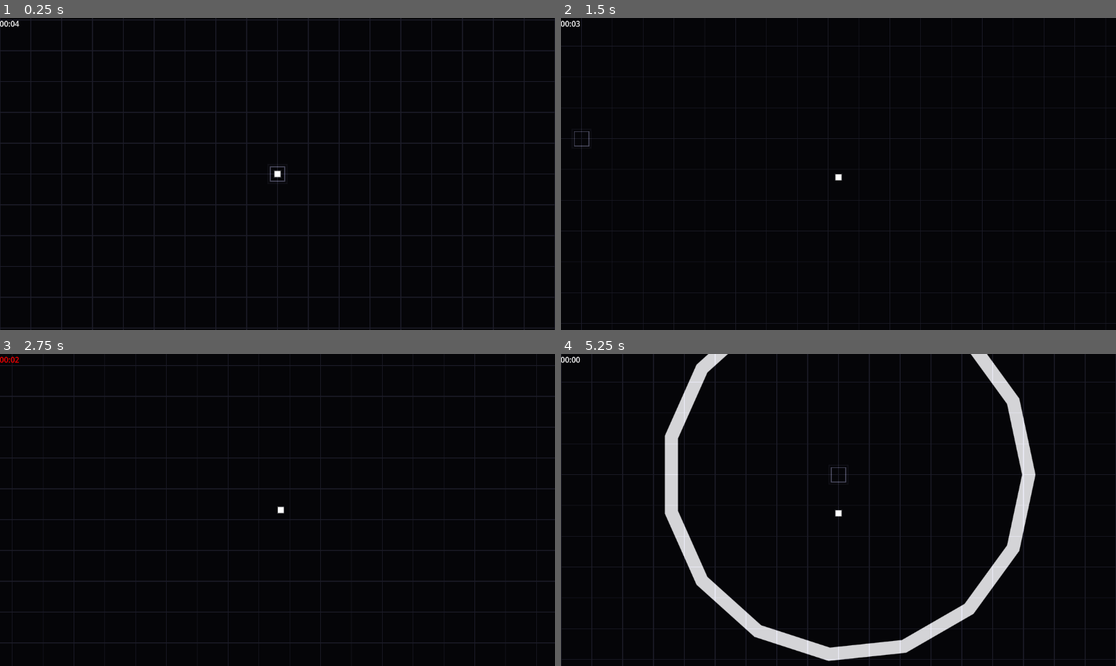
Above: before the commit, frames 1-4 (two rows, left to right).
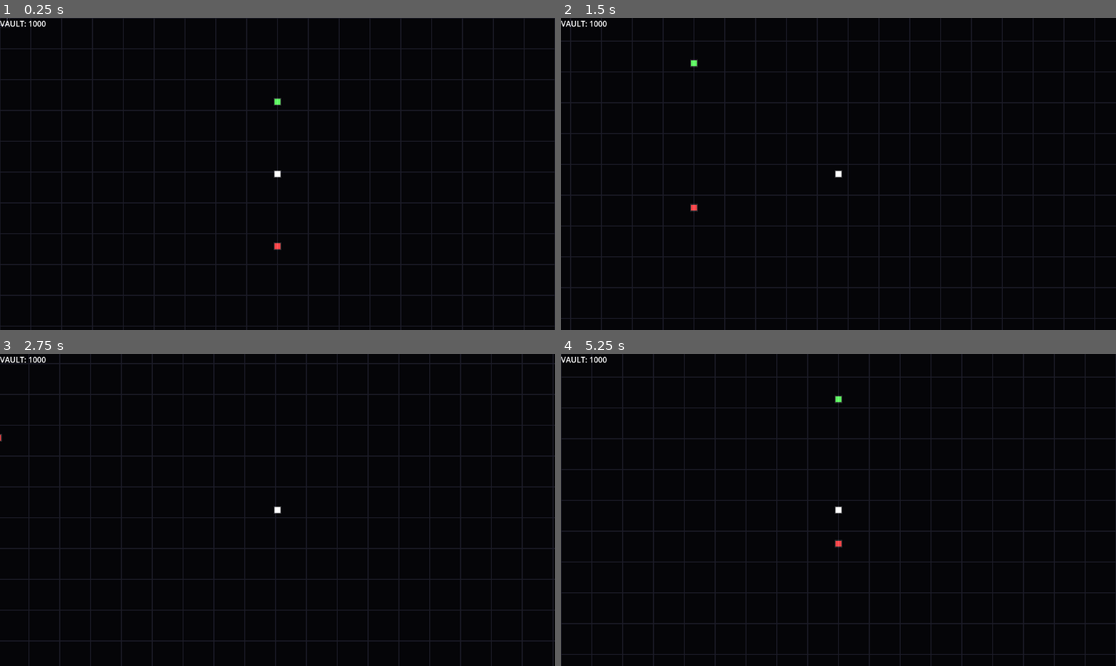
Above: after the commit, the same moments.

Repository: AnonymousXavier/ink-void
Game: Godot game, scene res://Scenes/main_menu.tscn
The game is run twice, just before and just after one commit, with the same random seed, the same clock (stepped at 60 frames per second) and the same inputs. Before the commit the project starts from res://Scenes/world.tscn.
Inputs (mouse positions are in pixels of both pictures, inside the frame that each line leads up to):
- Up to frame 1 (0.25 s): no input
- Up to frame 2 (1.5 s): tap Enter at 0.5 s; move the mouse to (960, 158) at 0.52 s; hold Right (right) 0.53-1.28 s; tap Shift (dash) at 0.6 s; click (960, 158) at 0.67 s; tap Space (parry) at 0.8, 1.35 s; move the mouse to (727, 189) at 1.27 s; hold Down (down) from 1.28 s (still down); click (727, 189) at 1.42 s
- Up to frame 3 (2.75 s): tap Shift (dash) at 1.55, 2.1 s; move the mouse to (333, 441) at 2.02 s; release Down (down) at 2.03 s; hold Right (right) from 2.03 s (still down); click (333, 441) at 2.17 s; tap Space (parry) at 2.3 s
- Up to frame 4 (5.25 s): move the mouse to (810, 572) at 2.77 s; release Right (right) at 2.78 s; hold Up (up) 2.78-3.53 s; tap Space (parry) at 2.85, 3.8, 4.35 s; click (810, 572) at 2.92 s; tap Shift (dash) at 3.05, 3.6, 4.55, 5.1 s; move the mouse to (1005, 556) at 3.52 s; hold Left (left) 3.53-5.03 s; click (1005, 556) at 3.67 s; move the mouse to (672, 463) at 4.27 s; click (672, 463) at 4.42 s; move the mouse to (866, 510) at 5.02 s; hold Down (down) from 5.03 s (still down); click (866, 510) at 5.17 s

The runs differ from the first frame. In frame 1, 4.9% of the frame differs, in the area x 0-100%, y 0-100%; in frame 2, 6.1%; in frame 3, 7.3%; in frame 4, 9.6%, in the area x 0-100%, y 0-99%.

Commit message:
Add main menu, perk shop & interaction systems
Adds a main menu/hub room and full perk shop interaction flow plus related systems and polish.

Key changes:
- New main_menu scene, script, and MainMenuUIManager (shop UI) with a perk shop overlay and gold display.
- Introduced InteractableData resource and an InteractionSystem that detects player proximity, highlights terminals, and fires events when interacted with.
- Added PERKS to Constants and wired MetaEconomy (starts with 1000 gold) + active/unlocked perk handling. Factories.create_player now applies active perks to player stats on spawn.
- SceneInstances now holds main_menu_ui_manager reference.
- UIManager: added death overlay (retry / main menu) and listens for SHOW_DEATH_SCREEN events; GameOverSystem now emits SHOW_DEATH_SCREEN and stops further updates after sequence ends.
- EntityManager: added interactable_components dictionary.
- WaveSystem: wave_duration increased to 60s.
- Modulo background: initialize size from viewport.
- Minor UI/scene tweaks: UpgradeCard autowrap, UI theme label size, project main scene switched to main menu, and various .uid/tscn additions for new resources.

These changes implement a hub/shop flow where the player can open a perk shop terminal, purchase/equip perks that persist via MetaEconomy, and handle death flow with a dedicated UI.

Diff:
--- a/AutoLoads/Constants.gd
+++ b/AutoLoads/Constants.gd
@@ -12,6 +12,27 @@
 const PARRY_MISSED_PENALTY_TIME = 0.5
 
 var RNG = RandomNumberGenerator.new()
+
+const PERKS: Dictionary = {
+	"iron_skin": {
+		"title": "Iron Skin",
+		"desc": "Start Wave 1 with +1 Max HP.",
+		"sigil": "[+]",
+		"color": Color(0.2, 1.0, 0.2), # Green
+		"cost": 50,
+		"stat_id": "max_hp",
+		"value": 1.0
+	},
+	"kinetic_soles": {
+		"title": "Kinetic Soles",
+		"desc": "Start Wave 1 with +15% Move Speed.",
+		"sigil": ">>",
+		"color": Color(0.0, 1.0, 1.0), # Cyan
+		"cost": 75,
+		"stat_id": "move_speed",
+		"value": 60.0 # +60 flat speed to the base 400
+	}
+}
 
 const UPGRADES: Dictionary = {
 	"hyper_dash": {
--- a/AutoLoads/Enums.gd
+++ b/AutoLoads/Enums.gd
@@ -1,6 +1,6 @@
 extends Node
 
-enum EVENT_TYPES {MOVEMENT, DAMAGE_ATTEMPT, DAMAGE_CONFIRMED, SHOOT_TARGET, ENTITY_KILLED, TARGET_REACHED, MOUSE_CLICK, MOUSE_MOTION, SCREEN_SHAKE, GAME_OVER, UPGRADE_APPLIED, SAVE_REQUESTED}
+enum EVENT_TYPES {MOVEMENT, DAMAGE_ATTEMPT, DAMAGE_CONFIRMED, SHOOT_TARGET, ENTITY_KILLED, TARGET_REACHED, MOUSE_CLICK, MOUSE_MOTION, SCREEN_SHAKE, GAME_OVER, UPGRADE_APPLIED, SAVE_REQUESTED, SHOW_DEATH_SCREEN, OPEN_PERK_SHOP, ENTER_ARENA }
 enum SHAPE_TYPES {CIRCLE, DIAMOND, SQUARE, RECTANGLE}
 
 enum LEVELS {LOW=1, MEDIUM=2, HIGH=3}
--- a/AutoLoads/Factories.gd
+++ b/AutoLoads/Factories.gd
@@ -28,6 +28,18 @@
 	entity_manager.parry_components[id] = parry_data
 	entity_manager.velocity_components[id] = velocity_data
 	entity_manager.dash_components[id] = dash_data
+
+	# META-PERK INJECTION
+	# We read the active loadout and safely mutate the baseline stats
+	for perk_id in MetaEconomy.active_perks:
+		if Constants.PERKS.has(perk_id):
+			var p_data = Constants.PERKS[perk_id]
+			match p_data["stat_id"]:
+				"max_hp":
+					health_data.maxHealth += p_data["value"]
+					health_data.health = health_data.maxHealth
+				"move_speed":
+					velocity_data.speed += p_data["value"]
 
 	entity_manager.active_entities.append(id)
 	entity_manager.player_id = id
--- a/AutoLoads/MetaEconomy.gd
+++ b/AutoLoads/MetaEconomy.gd
@@ -1,5 +1,5 @@
 extends Node
 
-var total_gold: int = 0
+var total_gold: int = 1000
 var active_perks: Array[String] = []
 var unlocked_perks: Array[String] = []
--- a/AutoLoads/SceneInstances.gd
+++ b/AutoLoads/SceneInstances.gd
@@ -8,6 +8,7 @@
 var splatter_canvas: SplatterCanvas
 var wave_system: WaveSystem
 var ui_manager: UIManager
+var main_menu_ui_manager: MainMenuUIManager
 var save_system: SaveSystem
 var load_system: LoadSystem
 
--- /dev/null
+++ b/Resources/InteractableData.gd
@@ -0,0 +1,9 @@
+extends Resource
+class_name InteractableData
+
+var interaction_radius: float = 100.0
+var event_to_fire: int # We will use Enums.EVENT_TYPES to tell the UI what to open!
+var is_player_in_range: bool = false
+
+var base_color: Color
+var hover_color: Color
--- a/Scenes/UpgradeCard.tscn
+++ b/Scenes/UpgradeCard.tscn
@@ -27,3 +27,4 @@
 layout_mode = 2
 size_flags_vertical = 7
 horizontal_alignment = 1
+autowrap_mode = 3
--- /dev/null
+++ b/Scenes/main_menu.gd
@@ -0,0 +1,96 @@
+extends Node2D
+
+@onready var events_manager: EventsManager = $EventsManager
+@onready var input_system: InputSystem = $InputSystem
+@onready var player_controller_system: PlayerControllerSystem = $PlayerControllerSystem
+@onready var movement_system: MovementSystem = $MovementSystem
+@onready var interaction_system: InteractionSystem = $InteractionSystem
+@onready var rendering_system: RenderingSystem = $RenderingSystem
+@onready var entity_manager: EntityManager = $EntityManager
+@onready var main_menu_ui_manager: Node = $MainMenuUIManager
+@onready var bg: ColorRect = $BG
+@onready var camera: Camera = $Camera
+
+var has_spawned_player = false
+
+func _ready() -> void:
+	SceneInstances.events_manager = events_manager
+	SceneInstances.entity_manager = entity_manager
+	SceneInstances.main_menu_ui_manager = main_menu_ui_manager
+	SceneInstances.rendering_system = rendering_system
+	SceneInstances.BG = bg
+	SceneInstances.camera = camera
+
+	_update_gold_display()
+
+func _spawn_objects():
+	var screen_center = get_viewport_rect().size / 2.0
+	Factories.create_player(screen_center)
+
+	# The Shop
+	_spawn_terminal(
+		screen_center - Vector2(0, 150), # 150px Above Player
+		Color(0.2, 0.8, 0.2),
+		Enums.EVENT_TYPES.OPEN_PERK_SHOP
+	)
+
+	# The Breach / Airlock (Crimson Red)
+	_spawn_terminal(
+		screen_center + Vector2(0, 150), # 150px Below Player
+		Color(0.8, 0.1, 0.1),
+		Enums.EVENT_TYPES.ENTER_ARENA
+	)
+
+func _process(delta: float) -> void:
+	if not Cache.is_ready: return
+
+	if Cache.is_ready and not has_spawned_player:
+		_spawn_objects()
+		has_spawned_player = true
+
+	# 1. Clear the queue
+	events_manager.update(delta)
+
+	# 2. Process Input and Physics
+	input_system.update(delta)
+	player_controller_system.update(delta)
+	movement_system.update(delta)
+
+	interaction_system.update()
+	camera.update()
+
+	# 4. Listeners catch the events in the same frame
+	main_menu_ui_manager.update()
+
+	for event in events_manager.events:
+		if event.type == Enums.EVENT_TYPES.ENTER_ARENA:
+			SceneInstances.time_scale = 1.0
+			get_tree().change_scene_to_file("res://Scenes/world.tscn")
+			return # Stop processing immediately
+	main_menu_ui_manager.update()
+
+func _spawn_terminal(pos: Vector2, color: Color, event_type: int) -> void:
+	var em = SceneInstances.entity_manager
+	var t_id = em.next_entity_id
+	em.next_entity_id += 1
+
+	var t_transform = TransformData.new()
+	t_transform.position = pos
+	em.transform_components[t_id] = t_transform
+
+	var t_render = RenderingData.new()
+	t_render.texture = Cache.textures_dict[Enums.ENTITY_TYPES.PLAYER]
+	t_render.modulate = color
+	em.render_components[t_id] = t_render
+
+	var t_interact = InteractableData.new()
+	t_interact.interaction_radius = 60.0
+	t_interact.event_to_fire = event_type
+	t_interact.base_color = color
+	t_interact.hover_color = color.lightened(0.2)
+	em.interactable_components[t_id] = t_interact
+
+	em.active_entities.append(t_id)
+
+func _update_gold_display() -> void:
+	pass
--- /dev/null
+++ b/Scenes/main_menu.tscn
@@ -0,0 +1,36 @@
+[gd_scene format=3 uid="uid://csr6hfc2dyivk"]
+
+[ext_resource type="Script" uid="uid://3y4vwwekr1ep" path="res://Scenes/main_menu.gd" id="1_16hvj"]
+[ext_resource type="PackedScene" uid="uid://cyvgpheoid87g" path="res://Systems/modulo_background.tscn" id="2_vr1f0"]
+[ext_resource type="PackedScene" uid="uid://c5wciy8smshp8" path="res://Scenes/main_menu_ui_manager.tscn" id="3_5egv6"]
+[ext_resource type="PackedScene" uid="uid://24qg8cd7lcay" path="res://Systems/rendering_system.tscn" id="3_t1dhk"]
+[ext_resource type="PackedScene" uid="uid://dea2eymb3rife" path="res://Systems/entity_manager.tscn" id="4_5egv6"]
+[ext_resource type="PackedScene" uid="uid://duhjibnoanca0" path="res://Systems/interaction_system.tscn" id="5_vtepg"]
+[ext_resource type="PackedScene" uid="uid://dr3yrc8wkgbmx" path="res://Systems/events_manager.tscn" id="7_m3bi6"]
+[ext_resource type="PackedScene" uid="uid://hldy7tbb0e0e" path="res://Systems/input_system.tscn" id="8_wyh8j"]
+[ext_resource type="PackedScene" uid="uid://6fcj0cfrcyg2" path="res://Systems/player_controller_system.tscn" id="9_ujyyl"]
+[ext_resource type="PackedScene" uid="uid://bmlsfbbwj6a2m" path="res://Systems/movement_system.tscn" id="10_mkpwh"]
+[ext_resource type="PackedScene" uid="uid://cy0yr5ch4wrdd" path="res://Systems/camera.tscn" id="11_vr1f0"]
+
+[node name="MainMenu" type="Node2D" unique_id=1958229470]
+script = ExtResource("1_16hvj")
+
+[node name="BG" parent="." unique_id=459772523 instance=ExtResource("2_vr1f0")]
+
+[node name="RenderingSystem" parent="." unique_id=1992715885 instance=ExtResource("3_t1dhk")]
+
+[node name="MainMenuUIManager" parent="." unique_id=1258719095 instance=ExtResource("3_5egv6")]
+
+[node name="EntityManager" parent="." unique_id=1210093922 instance=ExtResource("4_5egv6")]
+
+[node name="InteractionSystem" parent="." unique_id=1428922527 instance=ExtResource("5_vtepg")]
+
+[node name="EventsManager" parent="." unique_id=2095481203 instance=ExtResource("7_m3bi6")]
+
+[node name="InputSystem" parent="." unique_id=437623390 instance=ExtResource("8_wyh8j")]
+
+[node name="PlayerControllerSystem" parent="." unique_id=428568490 instance=ExtResource("9_ujyyl")]
+
+[node name="MovementSystem" parent="." unique_id=1467599229 instance=ExtResource("10_mkpwh")]
+
+[node name="Camera" parent="." unique_id=738406127 instance=ExtResource("11_vr1f0")]
--- /dev/null
+++ b/Scenes/main_menu_ui_manager.gd
@@ -0,0 +1,91 @@
+extends CanvasLayer
+class_name MainMenuUIManager
+
+# --- UI REFERENCES ---
+@onready var gold_label: Label = $Control/GoldLabel
+@onready var shop_overlay: ColorRect = $Control/ShopOverlay
+@onready var close_shop_btn: Button = $Control/ShopOverlay/VBoxContainer/CloseButton
+@onready var shop_grid: GridContainer = $Control/ShopOverlay/VBoxContainer/ScrollContainer/GridContainer
+
+
+func _ready() -> void:
+	shop_overlay.hide()
+	close_shop_btn.pressed.connect(_close_shop)
+	_update_gold_display()
+
+func update() -> void:
+	# The Hub Room UI only listens for one specific event
+	for event in SceneInstances.events_manager.events:
+		if event.type == Enums.EVENT_TYPES.OPEN_PERK_SHOP:
+			_generate_and_open_shop()
+
+func _generate_and_open_shop() -> void:
+	# 1. THE SHIELD: If the shop is already open, ignore the event!
+	if shop_overlay.visible:
+		return
+
+	for child in shop_grid.get_children():
+		shop_grid.remove_child(child)
+		child.queue_free()
+
+	for perk_id in Constants.PERKS:
+		var data = Constants.PERKS[perk_id]
+		var card = Cache.UPGRADE_CARD_SCENE.instantiate() as UpgradeCard
+
+		shop_grid.add_child(card)
+		card.setup(perk_id, data)
+
+		# 2. THE BIND: Godot 4 lambdas in loops capture by reference, meaning
+		# clicking ANY card might accidentally pass the data for the last card in the loop.
+		# .bind() permanently locks the exact data into the signal.
+		card.pressed.connect(_on_perk_clicked.bind(perk_id, data))
+
+	_refresh_shop_visuals()
+	shop_overlay.show()
+func _refresh_shop_visuals() -> void:
+	for card in shop_grid.get_children():
+		# Safety check just in case a scrollbar sneaks into the loop
+		if not card is UpgradeCard: continue
+
+		# 2. Read the internal variable you set in card.setup(), not the node name
+		var perk_id = card.upgrade_id
+		var data = Constants.PERKS[perk_id]
+
+		if MetaEconomy.active_perks.has(perk_id):
+			card.desc_label.text = data["desc"] + "\n\n[ EQUIPPED ]"
+			card.modulate = data["color"]
+		elif MetaEconomy.unlocked_perks.has(perk_id):
+			card.desc_label.text = data["desc"] + "\n\n[ CLICK TO EQUIP ]"
+			card.modulate = Color(0.4, 0.4, 0.4)
+		else:
+			card.desc_label.text = data["desc"] + "\n\nCOST: " + str(data["cost"]) + " Gold"
+			card.modulate = Color(0.8, 0.2, 0.2)
+
+func _on_perk_clicked(perk_id: String, data: Dictionary) -> void:
+	if MetaEconomy.active_perks.has(perk_id):
+		MetaEconomy.active_perks.erase(perk_id)
+	elif MetaEconomy.unlocked_perks.has(perk_id):
+		if MetaEconomy.active_perks.size() >= 2:
+			MetaEconomy.active_perks.pop_front()
+		MetaEconomy.active_perks.append(perk_id)
+	else:
+		if MetaEconomy.total_gold >= data["cost"]:
+			MetaEconomy.total_gold -= data["cost"]
+			MetaEconomy.unlocked_perks.append(perk_id)
+			print("PURCHASED: ", perk_id)
+		else:
+			print("INSUFFICIENT FUNDS!")
+			return
+
+	SceneInstances.events_manager.add_event({"type": Enums.EVENT_TYPES.SAVE_REQUESTED})
+	_refresh_shop_visuals()
+	_update_gold_display()
+
+func _close_shop() -> void:
+	shop_overlay.hide()
+	var em = SceneInstances.entity_manager
+	var input = em.player_input_data
+	if input: input.fire_pressed = false
+
+func _update_gold_display() -> void:
+	gold_label.text = "VAULT: " + str(MetaEconomy.total_gold)
--- /dev/null
+++ b/Scenes/main_menu_ui_manager.tscn
@@ -0,0 +1,56 @@
+[gd_scene format=3 uid="uid://c5wciy8smshp8"]
+
+[ext_resource type="Script" uid="uid://brmby0gpwpxtv" path="res://Scenes/main_menu_ui_manager.gd" id="1_csng4"]
+
+[sub_resource type="StyleBoxFlat" id="StyleBoxFlat_csng4"]
+bg_color = Color(0.4, 0, 0.019607844, 0.6862745)
+
+[node name="MainMenuUIManager" type="CanvasLayer" unique_id=1258719095]
+script = ExtResource("1_csng4")
+
+[node name="Control" type="Control" parent="." unique_id=1050733234]
+layout_mode = 3
+anchors_preset = 15
+anchor_right = 1.0
+anchor_bottom = 1.0
+grow_horizontal = 2
+grow_vertical = 2
+
+[node name="GoldLabel" type="Label" parent="Control" unique_id=1684227292]
+layout_mode = 0
+offset_right = 40.0
+offset_bottom = 23.0
+
+[node name="ShopOverlay" type="ColorRect" parent="Control" unique_id=137651053]
+layout_mode = 1
+anchors_preset = 15
+anchor_right = 1.0
+anchor_bottom = 1.0
+grow_horizontal = 2
+grow_vertical = 2
+color = Color(0, 0, 0, 0.78431374)
+
+[node name="VBoxContainer" type="VBoxContainer" parent="Control/ShopOverlay" unique_id=474895442]
+layout_mode = 1
+anchors_preset = 15
+anchor_right = 1.0
+anchor_bottom = 1.0
+grow_horizontal = 2
+grow_vertical = 2
+
+[node name="CloseButton" type="Button" parent="Control/ShopOverlay/VBoxContainer" unique_id=461950655]
+custom_minimum_size = Vector2(50, 50)
+layout_mode = 2
+size_flags_horizontal = 8
+size_flags_vertical = 2
+theme_override_styles/normal = SubResource("StyleBoxFlat_csng4")
+text = "x"
+
+[node name="ScrollContainer" type="ScrollContainer" parent="Control/ShopOverlay/VBoxContainer" unique_id=1312906504]
+layout_mode = 2
+size_flags_vertical = 3
+size_flags_stretch_ratio = 14.22
+
+[node name="GridContainer" type="GridContainer" parent="Control/ShopOverlay/VBoxContainer/ScrollContainer" unique_id=305018191]
+layout_mode = 2
+columns = 3
--- a/Scenes/ui_manager.gd
+++ b/Scenes/ui_manager.gd
@@ -5,8 +5,16 @@
 @onready var cards_container: HBoxContainer = $Control/HBoxContainer
 @onready var build_pips: HBoxContainer = $Control/MarginContainer/BuildPips
 
+@onready var death_overlay: ColorRect = $Control/DeathOverlay
+@onready var retry_button: Button = $Control/DeathOverlay/VBoxContainer/RetryButton
+@onready var main_menu_button: Button = $Control/DeathOverlay/VBoxContainer/MainMenuButton
+
 func _ready() -> void:
 	cards_container.hide()
+	death_overlay.hide()
+
+	retry_button.pressed.connect(_on_retry_pressed)
+	main_menu_button.pressed.connect(_on_main_menu_pressed)
 
 func _process(_delta: float) -> void:
 	if not Cache.is_ready or not SceneInstances.wave_system: return
@@ -27,12 +35,14 @@
 
 	# THE HUD LISTENER
 	for event in SceneInstances.events_manager.events:
-		if event.type == Enums.EVENT_TYPES.UPGRADE_APPLIED:
-			_add_sigil_to_hud(event["upgrade_id"])
+		match event.type:
+			Enums.EVENT_TYPES.UPGRADE_APPLIED:
+				_add_sigil_to_hud(event["upgrade_id"])
+			Enums.EVENT_TYPES.SHOW_DEATH_SCREEN:
+				_show_death_overlay()
 
 func _add_sigil_to_hud(upgrade_id: String) -> void:
-	# 1. THE STATE CHECK
-	# If a pip with this exact ID already exists, update it instead of making a new one!
+	# If a pip with this exact ID already exists, update it instead of making a new one
 	if build_pips.has_node(upgrade_id):
 		var existing_pip = build_pips.get_node(upgrade_id)
 
@@ -44,14 +54,14 @@
 		var level_label = existing_pip.get_node("VBox/LevelLabel")
 		level_label.text = "Lv" + str(new_level)
 
-		# Visual Polish: Give it a tiny "heartbeat" pulse so the player knows it leveled up
+		# VGive it a tiny "heartbeat" pulse so the player knows it leveled up
 		existing_pip.pivot_offset = existing_pip.size / 2.0
 		var tween = create_tween()
 		tween.tween_property(existing_pip, "scale", Vector2(1.3, 1.3), 0.1)
 		tween.tween_property(existing_pip, "scale", Vector2(1.0, 1.0), 0.1)
 		return
 
-	# 2. THE SPAWNER (If we don't own it yet)
+	# THE SPAWNER (If we don't own it yet)
 	var data = Constants.UPGRADES[upgrade_id]
 
 	var panel = PanelContainer.new()
@@ -124,3 +134,15 @@
 
 	SceneInstances.time_scale = 1.0
 	SceneInstances.wave_system.start_next_wave()
+
+func _show_death_overlay() -> void:
+	SceneInstances.time_scale = 0.0 # Hard freeze the corpse swarm
+	death_overlay.show()
+
+func _on_retry_pressed() -> void:
+	SceneInstances.time_scale = 1.0
+	get_tree().reload_current_scene()
+
+func _on_main_menu_pressed() -> void:
+	SceneInstances.time_scale = 1.0
+	get_tree().change_scene_to_file("res://Scenes/main_menu.tscn")
--- a/Scenes/ui_manager.tscn
+++ b/Scenes/ui_manager.tscn
@@ -1,6 +1,9 @@
 [gd_scene format=3 uid="uid://do5e5lwlik3fo"]
 
 [ext_resource type="Script" uid="uid://dia6xf0ro1lu7" path="res://Scenes/ui_manager.gd" id="1_nphyr"]
+
+[sub_resource type="LabelSettings" id="LabelSettings_nphyr"]
+font_size = 48
 
 [node name="UIManager" type="CanvasLayer" unique_id=1258719095]
 script = ExtResource("1_nphyr")
@@ -55,3 +58,44 @@
 [node name="BuildPips" type="HBoxContainer" parent="Control/MarginContainer" unique_id=1565158676]
 layout_mode = 2
 theme_override_constants/separation = 4
+
+[node name="DeathOverlay" type="ColorRect" parent="Control" unique_id=295296146]
+layout_mode = 1
+anchors_preset = 15
+anchor_right = 1.0
+anchor_bottom = 1.0
+grow_horizontal = 2
+grow_vertical = 2
+color = Color(0, 0, 0, 0.8)
+
+[node name="VBoxContainer" type="VBoxContainer" parent="Control/DeathOverlay" unique_id=598952051]
+layout_mode = 1
+anchors_preset = 8
+anchor_left = 0.5
+anchor_top = 0.5
+anchor_right = 0.5
+anchor_bottom = 0.5
+offset_left = -201.0
+offset_top = -132.0
+offset_right = 201.0
+offset_bottom = 132.0
+grow_horizontal = 2
+grow_vertical = 2
+
+[node name="Label" type="Label" parent="Control/DeathOverlay/VBoxContainer" unique_id=1899672557]
+layout_mode = 2
+size_flags_vertical = 3
+text = "SYSTEM FAILURE"
+label_settings = SubResource("LabelSettings_nphyr")
+horizontal_alignment = 1
+vertical_alignment = 1
+uppercase = true
+
+[node name="RetryButton" type="Button" parent="Control/DeathOverlay/VBoxContainer" unique_id=385945186]
+layout_mode = 2
+text = "Retry
+"
+
+[node name="MainMenuButton" type="Button" parent="Control/DeathOverlay/VBoxContainer" unique_id=1357243289]
+layout_mode = 2
+text = "Main Menu"
--- a/Scenes/world.gd
+++ b/Scenes/world.gd
@@ -90,5 +90,5 @@
 	bank_system.update(delta)
 	upgrade_system.update()
 
-	game_over_system.update(delta)
+	if not game_over_system.game_ended: game_over_system.update(delta)
 	save_system.update()
--- a/Systems/GameOverSystem.gd
+++ b/Systems/GameOverSystem.gd
@@ -3,9 +3,11 @@
 
 var is_dead: bool = false
 var cinematic_timer: float = 3.0 # 3 real-world seconds of slow-mo
+var game_ended: bool = false
 
 func update(delta: float) -> void:
-	# 1. THE TRIGGER (Event-Driven!)
+	if game_ended: return # Stop executing once the sequence is over!
+
 	if not is_dead:
 		for event in SceneInstances.events_manager.events:
 			if event.type == Enums.EVENT_TYPES.GAME_OVER:
@@ -23,13 +25,12 @@
 
 	# 2. THE CINEMATIC HOLD
 	if is_dead:
-		# Because time_scale is 0.05, 'delta' is tiny.
-		# We must divide by time_scale to count in real-world seconds!
-		var real_time_delta = delta / max(SceneInstances.time_scale, 0.01)
-		cinematic_timer -= real_time_delta
+		cinematic_timer -= delta
 
 		if cinematic_timer <= 0.0:
 			# The sequence is over. Boot them to the Meta-Shop.
-			# Reset time so the main menu isn't permanently frozen!
+			# Reset time so the main menu isn't permanently frozen
 			SceneInstances.time_scale = 1.0
-			get_tree().change_scene_to_file("res://Scenes/MainMenu.tscn")
+			SceneInstances.events_manager.add_event({"type": Enums.EVENT_TYPES.SHOW_DEATH_SCREEN})
+
+			game_ended = true
--- a/Systems/entity_manager.gd
+++ b/Systems/entity_manager.gd
@@ -22,6 +22,7 @@
 var flash_components: Dictionary[int, FlashData] = {}
 var shockwave_components: Dictionary [int, ShockWaveData] = {}
 var dash_components: Dictionary[int, DashData] = {}
+var interactable_components: Dictionary[int, InteractableData] = {}
 
 # Tags
 var is_an_enemy: Dictionary[int, bool] = {}
--- /dev/null
+++ b/Systems/interaction_system.gd
@@ -0,0 +1,49 @@
+extends Node
+class_name InteractionSystem
+
+func update() -> void:
+	var em = SceneInstances.entity_manager
+	var player_id = em.player_id
+	if player_id == -1: return
+
+	var p_transform = em.transform_components.get(player_id)
+	var input = em.player_input_data
+	if not p_transform or not input: return
+
+	for interactable_id in em.interactable_components.keys():
+		var i_transform = em.transform_components.get(interactable_id)
+		var i_data: InteractableData = em.interactable_components.get(interactable_id)
+
+		# Grab the render data to apply the visual feedback!
+		var i_render = em.render_components.get(interactable_id)
+
+		if not i_transform or not i_data: continue
+
+		# Check distance
+		var distance = p_transform.position.distance_to(i_transform.position)
+		i_data.is_player_in_range = (distance <= i_data.interaction_radius)
+
+		if i_render:
+			if i_data.is_player_in_range:
+				# Swell up and glow intensely
+				i_render.rendering_scale = Vector2(1.2, 1.2)
+				i_render.modulate = i_data.hover_color
+			else:
+				# Return to normal
+				i_render.rendering_scale = Vector2.ONE
+				i_render.modulate = i_data.base_color
+
+		# If in range and player clicks/presses action button
+		if i_data.is_player_in_range and input.fire_pressed:
+			# Freeze the player so they don't slide around while the shop is open
+			var p_vel = em.velocity_components.get(player_id)
+			if p_vel: p_vel.direction = Vector2.ZERO
+
+			# Tell the UI Manager to open this specific menu!
+			SceneInstances.events_manager.add_event({
+				"type": i_data.event_to_fire,
+				"terminal_id": interactable_id
+			})
+
+			# Consume the input so we don't spam the event
+			input.fire_pressed = false
--- /dev/null
+++ b/Systems/interaction_system.tscn
@@ -0,0 +1,6 @@
+[gd_scene format=3 uid="uid://duhjibnoanca0"]
+
+[ext_resource type="Script" uid="uid://3kroih5y71rx" path="res://Systems/interaction_system.gd" id="1_k1smw"]
+
+[node name="InteractionSystem" type="Node" unique_id=1428922527]
+script = ExtResource("1_k1smw")
--- a/Systems/modulo_background.gd
+++ b/Systems/modulo_background.gd
@@ -5,6 +5,7 @@
 func _ready() -> void:
 	shader_material = material
 	shader_material.set_shader_parameter("screen_center", get_viewport_rect().get_center())
+	size = get_viewport_rect().size
 
 # Called every frame. 'delta' is the elapsed time since the previous frame.
 func _process(_delta: float) -> void:
--- a/Systems/wave_system.gd
+++ b/Systems/wave_system.gd
@@ -1,7 +1,7 @@
 extends Node
 class_name WaveSystem
 
-var wave_duration: float = 5.0
+var wave_duration: float = 60.0
 var time_left: float = wave_duration
 var is_wave_active: bool = true
 var current_wave: int = 1
--- a/project.godot
+++ b/project.godot
@@ -11,7 +11,7 @@
 [application]
 
 config/name="ink&void"
-run/main_scene="uid://bc5jfa47f1xsl"
+run/main_scene="uid://csr6hfc2dyivk"
 config/features=PackedStringArray("4.6", "GL Compatibility")
 config/icon="res://icon.svg"
 
@@ -55,11 +55,13 @@
 parry={
 "deadzone": 0.2,
 "events": [Object(InputEventKey,"resource_local_to_scene":false,"resource_name":"","device":-1,"window_id":0,"alt_press …(191 unchanged characters)…
+, Object(InputEventMouseButton,"resource_local_to_scene":false,"resource_name":"","device":-1,"window_id":0,"alt_pressed":false,"shift_pressed":false,"ctrl_pressed":false,"meta_pressed":false,"button_mask":0,"position":Vector2(0, 0),"global_position":Vector2(0, 0),"factor":1.0,"button_index":1,"canceled":false,"pressed":false,"double_click":false,"script":null)
 ]
 }
 dash={
 "deadzone": 0.2,
 "events": [Object(InputEventKey,"resource_local_to_scene":false,"resource_name":"","device":-1,"window_id":0,"alt_press …(195 unchanged characters)…
+, Object(InputEventMouseButton,"resource_local_to_scene":false,"resource_name":"","device":-1,"window_id":0,"alt_pressed":false,"shift_pressed":false,"ctrl_pressed":false,"meta_pressed":false,"button_mask":0,"position":Vector2(0, 0),"global_position":Vector2(0, 0),"factor":1.0,"button_index":2,"canceled":false,"pressed":false,"double_click":false,"script":null)
 ]
 }
 
Not shown, added: Resources/InteractableData.gd.uid
Not shown, added: Scenes/main_menu.gd.uid
Not shown, added: Scenes/main_menu_ui_manager.gd.uid
Not shown, added: Systems/interaction_system.gd.uid
